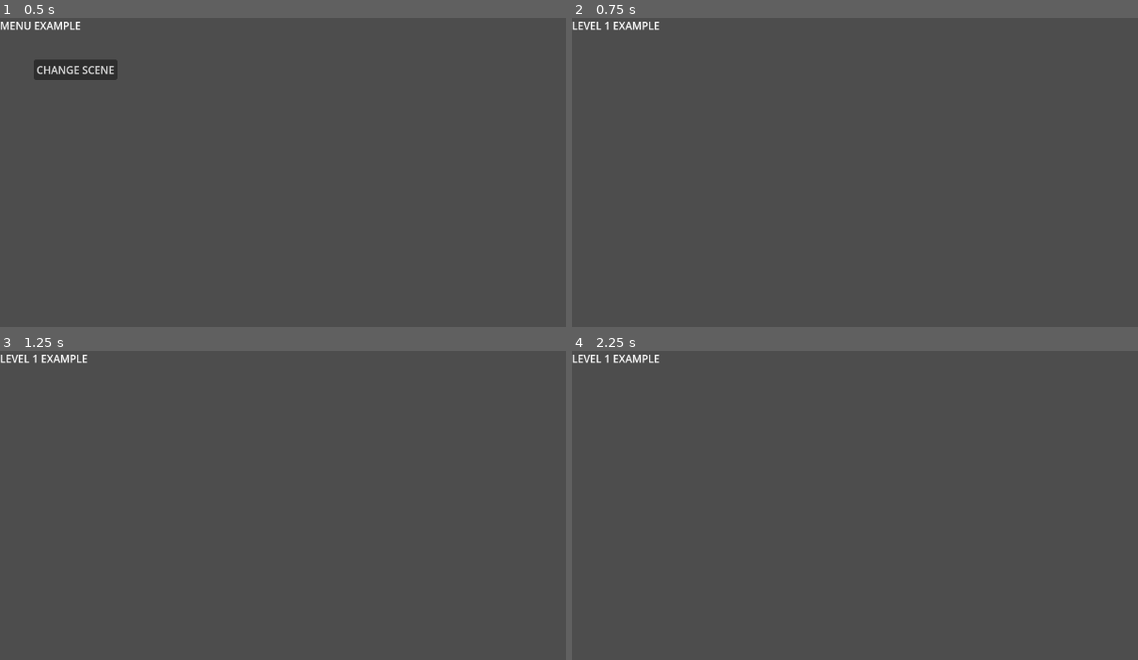
Above: before the commit, frames 1-4 (two rows, left to right).
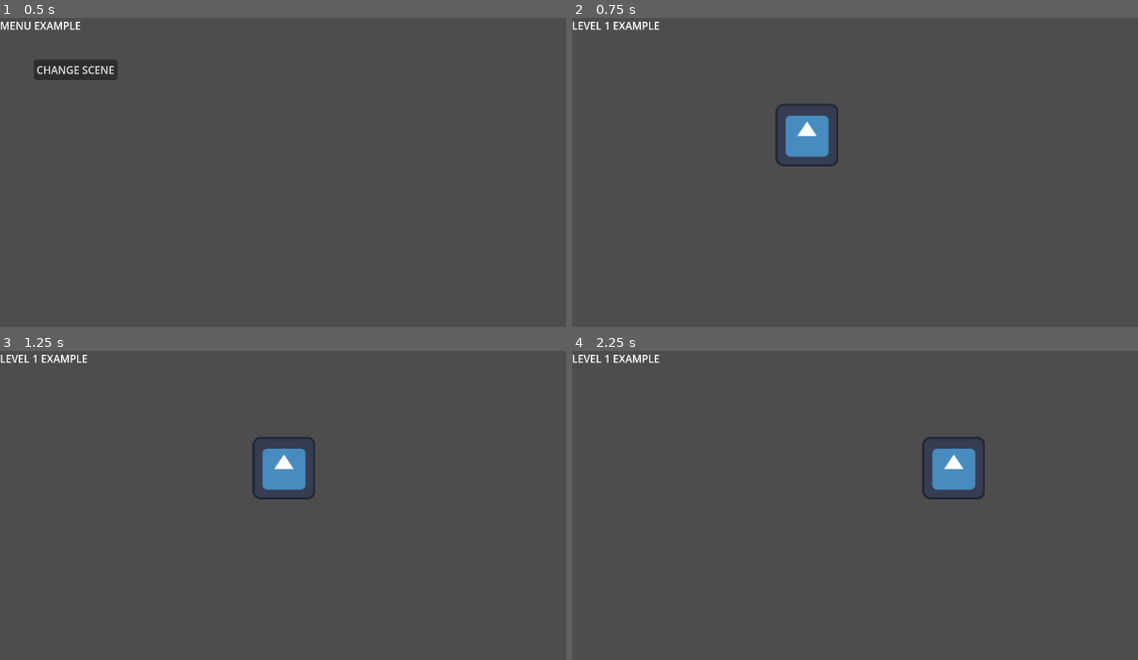
Above: after the commit, the same moments.

Repository: Quackstir/Game-Jam
Game: Godot game, scene res://Common/SceneManager/SceneManager.tscn
The game is run twice, just before and just after one commit, with the same random seed, the same clock (stepped at 60 frames per second) and the same inputs. The engine's default icon, where the game draws it, is replaced by a stand-in: a white triangle on a blue panel in a dark square.
Inputs:
- Up to frame 1 (0.5 s): no input
- Up to frame 2 (0.75 s): click "CHANGE SCENE" at 0.5 s
- Up to frame 3 (1.25 s): no input
- Up to frame 4 (2.25 s): hold D (move_right) 1.28-2.03 s; hold E (interact) 1.28-2.03 s; hold S (move_down) from 2.03 s (still down); tap E (interact) at 2.1 s

Frame 1 is identical in both runs. In frame 2, 1.3% of the frame differs, in the area x 35-48%, y 27-49%; in frame 3, 1.3%; in frame 4, 1.4%, in the area x 61-73%, y 27-49%.

Commit message:
Created Guard that patrols

Diff:
--- a/Global Game Jam 2026/GlobalGameJam2026/Levels/CarlosTest/CarlosTestLevel.tscn
+++ b/Global Game Jam 2026/GlobalGameJam2026/Levels/CarlosTest/CarlosTestLevel.tscn
@@ -1,4 +1,12 @@
 [gd_scene format=3 uid="uid://cossgt14y3mx0"]
+
+[ext_resource type="PackedScene" uid="uid://gsyphhdvtm5y" path="res://NPCs/Enemy/Guards/basic_guard.tscn" id="1_s2tio"]
+
+[sub_resource type="Curve2D" id="Curve2D_s2tio"]
+_data = {
+"points": PackedVector2Array(0, 0, 0, 0, 333, 180, 0, 0, 0, 0, 811, 180, 0, 0, 0, 0, 811, 418, 0, 0, 0, 0, 333, 418, 0, 0, 0, 0, 333, 180)
+}
+point_count = 5
 
 [node name="CarlosTestLevel" type="Node2D" unique_id=335627649]
 
@@ -13,3 +21,13 @@
 offset_right = 40.0
 offset_bottom = 23.0
 text = "LEVEL 1 EXAMPLE"
+
+[node name="Path2D" type="Path2D" parent="." unique_id=2126439044]
+curve = SubResource("Curve2D_s2tio")
+
+[node name="PathFollow2D" type="PathFollow2D" parent="Path2D" unique_id=505639046]
+position = Vector2(333, 180)
+
+[node name="BasicGuard" parent="Path2D/PathFollow2D" unique_id=1977318214 node_paths=PackedStringArray("patrol_path", "path_follow") instance=ExtResource("1_s2tio")]
+patrol_path = NodePath("../..")
+path_follow = NodePath("..")
--- /dev/null
+++ b/Global Game Jam 2026/GlobalGameJam2026/NPCs/Enemy/Guards/basic_guard.gd
@@ -0,0 +1,35 @@
+class_name BasicGuard
+extends BasicEnemy
+
+enum State{
+	IDLE,
+	PATROL,
+	CHASE,
+	SEARCH,
+	RESET,
+}
+
+const PATROL_SPEED = 150
+const CHASE_SPEED = 250
+
+@export var patrol_path: Path2D
+@export var path_follow: PathFollow2D
+
+var _current_state: State
+var _player_location: Vector2
+var _patrol_points: PackedVector2Array
+var _current_speed
+
+
+func _ready():
+	_current_state = State.PATROL
+	_player_location = Vector2.ZERO
+	if patrol_path:
+		_patrol_points = patrol_path.curve.get_baked_points()
+	_current_speed = PATROL_SPEED
+
+
+func _process(delta):
+	match _current_state:
+		State.PATROL:
+			path_follow.progress += _current_speed * delta
--- /dev/null
+++ b/Global Game Jam 2026/GlobalGameJam2026/NPCs/Enemy/Guards/basic_guard.tscn
@@ -0,0 +1,34 @@
+[gd_scene format=3 uid="uid://gsyphhdvtm5y"]
+
+[ext_resource type="Script" uid="uid://clu3m8ip8r4lq" path="res://NPCs/Enemy/Guards/basic_guard.gd" id="1_blie3"]
+[ext_resource type="Texture2D" uid="uid://4q335xxs2p" path="res://icon.svg" id="2_r47l6"]
+
+[sub_resource type="RectangleShape2D" id="RectangleShape2D_blie3"]
+
+[sub_resource type="CircleShape2D" id="CircleShape2D_r47l6"]
+
+[node name="BasicGuard" type="CharacterBody2D" unique_id=1977318214]
+script = ExtResource("1_blie3")
+metadata/_custom_type_script = "uid://clu3m8ip8r4lq"
+
+[node name="Sprite2D" type="Sprite2D" parent="." unique_id=910471963]
+scale = Vector2(0.75, 0.75)
+texture = ExtResource("2_r47l6")
+
+[node name="CollisionShape2D" type="CollisionShape2D" parent="." unique_id=1631770831]
+scale = Vector2(4.4, 4.4)
+shape = SubResource("RectangleShape2D_blie3")
+
+[node name="DetectionArea" type="Area2D" parent="." unique_id=1784049656]
+monitorable = false
+
+[node name="CollisionShape2D" type="CollisionShape2D" parent="DetectionArea" unique_id=1821078982]
+scale = Vector2(7.69, 7.69)
+shape = SubResource("CircleShape2D_r47l6")
+debug_color = Color(0.8463823, 0.0009889907, 0.9098306, 0.41960785)
+
+[node name="VisionCone" type="Area2D" parent="." unique_id=1178017701]
+
+[node name="CollisionPolygon2D" type="CollisionPolygon2D" parent="VisionCone" unique_id=87919354]
+scale = Vector2(10, 10)
+polygon = PackedVector2Array(0, 0, 40, -15, 40, 15)
--- /dev/null
+++ b/Global Game Jam 2026/GlobalGameJam2026/NPCs/Enemy/basic_enemy.gd
@@ -0,0 +1,2 @@
+class_name BasicEnemy
+extends BasicNPC
--- /dev/null
+++ b/Global Game Jam 2026/GlobalGameJam2026/NPCs/basic_npc.gd
@@ -0,0 +1,2 @@
+class_name BasicNPC
+extends CharacterBody2D
Not shown, added: Global Game Jam 2026/GlobalGameJam2026/NPCs/Enemy/Guards/basic_guard.gd.uid
Not shown, added: Global Game Jam 2026/GlobalGameJam2026/NPCs/Enemy/basic_enemy.gd.uid
Not shown, added: Global Game Jam 2026/GlobalGameJam2026/NPCs/basic_npc.gd.uid
